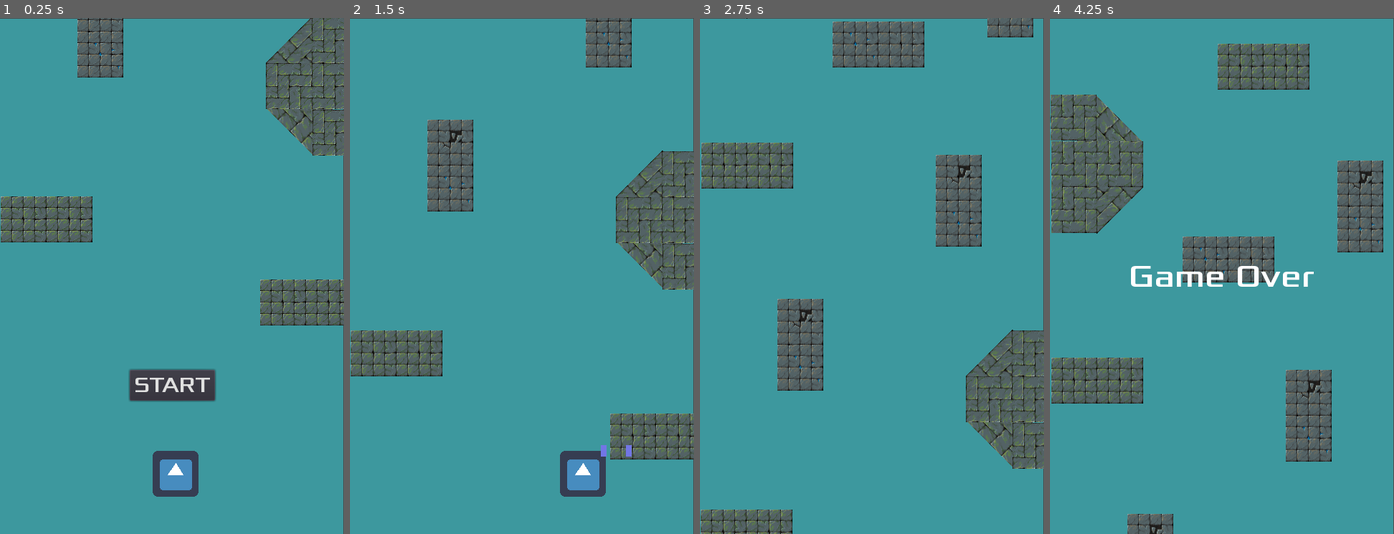
Above: before the commit, frames 1-4 (left to right).
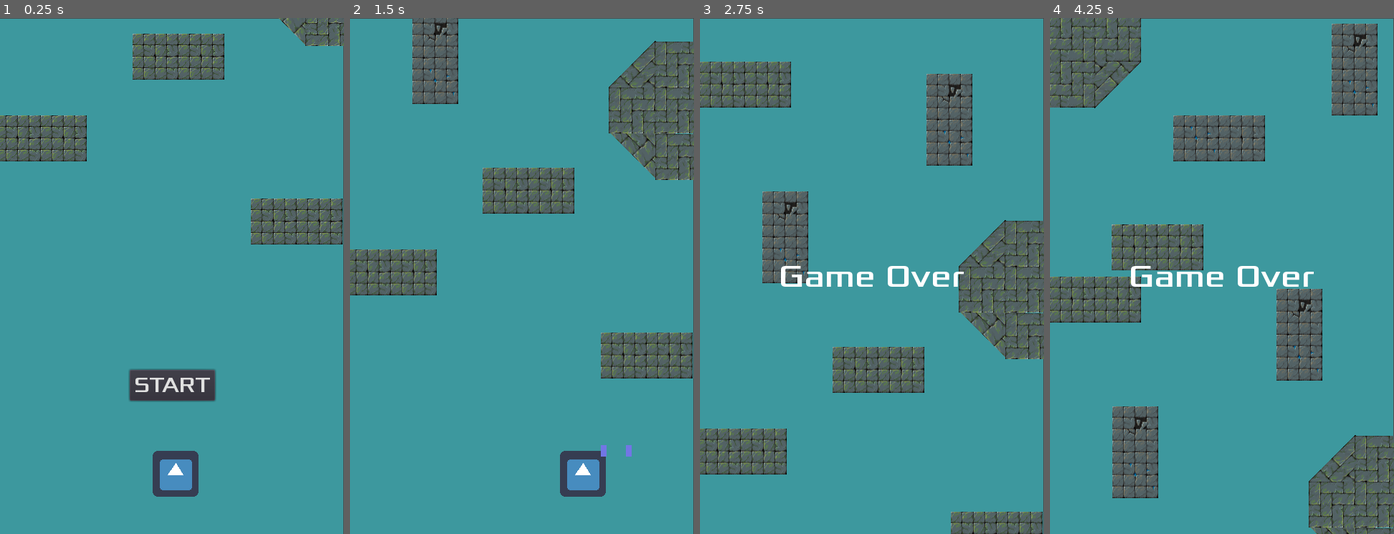
Above: after the commit, the same moments.

Repository: Harrison-Winters/Jet-Pack-Escape
Game: Godot game, scene res://Stage1.tscn
Two runs of this game, one before a commit and one after it. Both use one fixed random seed, a clock stepped at 60 frames per second and the inputs below. The engine's default icon, where the game draws it, is replaced by a stand-in: a white triangle on a blue panel in a dark square.
Inputs (mouse positions are in pixels of both pictures, inside the frame that each line leads up to):
- Up to frame 1 (0.25 s): no input
- Up to frame 2 (1.5 s): click "START" at 0.5 s; hold Right (ui_right) from 1.28 s (still down); hold Z (shoot) from 1.28 s (still down)
- Up to frame 3 (2.75 s): release Right (ui_right) at 2.03 s; release Z (shoot) at 2.03 s; hold Down (ui_down) from 2.03 s (still down); tap Z (shoot) at 2.1 s
- Up to frame 4 (4.25 s): release Down (ui_down) at 2.78 s; hold Right (ui_right) 2.78-3.5 s; hold Z (shoot) 2.78-3.5 s; click (1222, 384) at 3.5 s, where only the run after the commit has a clickable "START"

The runs differ from the first frame. In frame 1, 18% of the frame differs, in the area x 0-100%, y 0-60%; in frame 2, 26%; in frame 3, 34%; in frame 4, 39%, in the area x 0-100%, y 0-100%.

Commit message:
Falling Walls

Diff:
--- /dev/null
+++ b/Jetpack Escape/FallingWall.tscn
@@ -0,0 +1,17 @@
+[gd_scene load_steps=3 format=2]
+
+[ext_resource path="res://art/png/TILE_1B.png" type="Texture" id=1]
+[ext_resource path="res://Wall.gd" type="Script" id=2]
+
+[node name="FallingWall" type="Node2D"]
+script = ExtResource( 2 )
+
+[node name="StaticBody2D" type="StaticBody2D" parent="."]
+
+[node name="CollisionPolygon2D" type="CollisionPolygon2D" parent="StaticBody2D"]
+position = Vector2( 33, 33 )
+polygon = PoolVector2Array( 32, 32, -32, 32, -32, -32, 32, -32 )
+
+[node name="Tile1b" type="Sprite" parent="StaticBody2D"]
+position = Vector2( 33, 33 )
+texture = ExtResource( 1 )
--- a/Jetpack Escape/Part1.tscn
+++ b/Jetpack Escape/Part1.tscn
@@ -7,52 +7,58 @@
 [ext_resource path="res://Obstacles.gd" type="Script" id=5]
 [ext_resource path="res://Wall5.tscn" type="PackedScene" id=6]
 [ext_resource path="res://Wall4.tscn" type="PackedScene" id=7]
+[ext_resource path="res://Wall6.tscn" type="PackedScene" id=8]
+[ext_resource path="res://Wall7.tscn" type="PackedScene" id=9]
+[ext_resource path="res://FallingWall.tscn" type="PackedScene" id=10]
 
 [node name="Part1" type="Node2D"]
 position = Vector2( -300, -51 )
 __meta__ = {
-"_edit_vertical_guides_": [ 750.0 ]
+"_edit_vertical_guides_": [ 479.0 ]
 }
 
 [node name="Obstacle10" parent="." groups=["ObstaclesPart1"] instance=ExtResource( 2 )]
 position = Vector2( 530, -2950 )
 
 [node name="Obstacle1" parent="." groups=["ObstaclesPart1"] instance=ExtResource( 1 )]
-position = Vector2( 284, 325 )
+position = Vector2( 289, 325 )
 
 [node name="Obstacle2" parent="." groups=["ObstaclesPart1"] instance=ExtResource( 2 )]
-position = Vector2( 391, 31 )
+position = Vector2( 383, -6 )
 
 [node name="Obstacle3" parent="." groups=["ObstaclesPart1"] instance=ExtResource( 1 )]
 position = Vector2( 646, 441 )
 
 [node name="Obstacle4" parent="." groups=["ObstaclesPart1"] instance=ExtResource( 1 )]
-position = Vector2( 517, -625 )
+position = Vector2( 507, -709 )
 
 [node name="Obstacle5" parent="." groups=["ObstaclesPart1"] instance=ExtResource( 2 )]
 position = Vector2( 612, -170 )
 
 [node name="Obstacle6" parent="." groups=["ObstaclesPart1"] instance=ExtResource( 1 )]
-position = Vector2( 285, -187 )
+position = Vector2( 295, -187 )
 
 [node name="Obstacle7" parent="." groups=["ObstaclesPart1"] instance=ExtResource( 2 )]
-position = Vector2( 684, -462 )
+position = Vector2( 689, -540 )
 
 [node name="Obstacles" parent="." groups=["ObstaclesPart1"] instance=ExtResource( 1 )]
-position = Vector2( 721, -2947 )
+position = Vector2( 658, -2944 )
 
 [node name="Wall3" parent="." groups=["ObstaclesPart1"] instance=ExtResource( 3 )]
-position = Vector2( 784, 205 )
+position = Vector2( 787, 165 )
 rotation = 3.14159
 
 [node name="Wall4" parent="." groups=["ObstaclesPart1"] instance=ExtResource( 3 )]
-position = Vector2( 285, -489 )
+position = Vector2( 295, -551 )
 
 [node name="Obstacles2" parent="." groups=["ObstaclesPart1"] instance=ExtResource( 1 )]
-position = Vector2( 289, -869 )
+position = Vector2( 296, -869 )
+
+[node name="Wall1" parent="Obstacles2" groups=["ObstaclesPart1"] instance=ExtResource( 1 )]
+position = Vector2( 86, -127 )
 
 [node name="Obstacles3" parent="." groups=["ObstaclesPart1"] instance=ExtResource( 1 )]
-position = Vector2( 682, -868 )
+position = Vector2( 652, -868 )
 
 [node name="Obstacle8" parent="." groups=["ObstaclesPart1"] instance=ExtResource( 2 )]
 position = Vector2( 577, -1566 )
@@ -66,43 +72,49 @@
 rotation = -1.5708
 
 [node name="Obstacles4" parent="." groups=["ObstaclesPart1"] instance=ExtResource( 1 )]
-position = Vector2( 282, -1394 )
+position = Vector2( 295, -1394 )
 
 [node name="Obstacles5" parent="." groups=["ObstaclesPart1"] instance=ExtResource( 1 )]
-position = Vector2( 626, -1724 )
+position = Vector2( 655, -1725 )
+
+[node name="Wall1" parent="Obstacles5" groups=["ObstaclesPart1"] instance=ExtResource( 1 )]
+position = Vector2( -48, -168 )
 
 [node name="Obstacles6" parent="." groups=["ObstaclesPart1"] instance=ExtResource( 1 )]
-position = Vector2( 286, -3506 )
+position = Vector2( 292, -3509 )
 
 [node name="Obstacles7" parent="." groups=["ObstaclesPart1"] instance=ExtResource( 1 )]
-position = Vector2( 281, -2051 )
+position = Vector2( 292, -2052 )
 
 [node name="Obstacles8" parent="." groups=["ObstaclesPart1"] instance=ExtResource( 1 )]
 position = Vector2( 544, -2258 )
 
 [node name="Obstacle9" parent="." groups=["ObstaclesPart1"] instance=ExtResource( 2 )]
-position = Vector2( 291, -1787 )
+position = Vector2( 297, -1787 )
 
 [node name="Obstacles9" parent="." groups=["ObstaclesPart1"] instance=ExtResource( 1 )]
-position = Vector2( 283, -2874 )
+position = Vector2( 296, -2874 )
 
 [node name="Obstacles10" parent="." groups=["ObstaclesPart1"] instance=ExtResource( 1 )]
 position = Vector2( 689, -2634 )
 
 [node name="WinArea" parent="." groups=["ObstaclesPart1"] instance=ExtResource( 4 )]
-position = Vector2( 541, -6756 )
+position = Vector2( 504, -11113 )
 collision_layer = 1024
 collision_mask = 1024
 script = ExtResource( 5 )
 
+[node name="Wall4" parent="WinArea" groups=["ObstaclesPart1"] instance=ExtResource( 7 )]
+position = Vector2( 1096, 356 )
+
 [node name="Node2D" parent="." groups=["ObstaclesPart1"] instance=ExtResource( 7 )]
-position = Vector2( 285, -2592 )
+position = Vector2( 297, -2592 )
 
 [node name="Node2D2" parent="." groups=["ObstaclesPart1"] instance=ExtResource( 7 )]
 position = Vector2( 355, -3218 )
 
 [node name="Obstacles11" parent="." groups=["ObstaclesPart1"] instance=ExtResource( 1 )]
-position = Vector2( 645, -3173 )
+position = Vector2( 651, -3173 )
 
 [node name="Node2D3" parent="." groups=["ObstaclesPart1"] instance=ExtResource( 6 )]
 position = Vector2( 448, -1905 )
@@ -110,11 +122,14 @@
 [node name="Node2D4" parent="." groups=["ObstaclesPart1"] instance=ExtResource( 6 )]
 position = Vector2( 499, -3452 )
 
+[node name="Wall1" parent="Node2D4" groups=["ObstaclesPart1"] instance=ExtResource( 1 )]
+position = Vector2( -52, -176 )
+
 [node name="Node2D5" parent="." groups=["ObstaclesPart1"] instance=ExtResource( 6 )]
-position = Vector2( 468, -356 )
+position = Vector2( 468, -412 )
 
 [node name="Wall7" parent="." groups=["ObstaclesPart1"] instance=ExtResource( 3 )]
-position = Vector2( 803, -1961 )
+position = Vector2( 785, -1965 )
 rotation = 3.14159
 
 [node name="Node2D6" parent="." groups=["ObstaclesPart1"] instance=ExtResource( 6 )]
@@ -136,59 +151,307 @@
 [node name="Obstacles12" parent="." groups=["ObstaclesPart1"] instance=ExtResource( 1 )]
 position = Vector2( 551, -4535 )
 
+[node name="Wall1" parent="Obstacles12" groups=["ObstaclesPart1"] instance=ExtResource( 1 )]
+position = Vector2( -13, -188 )
+
 [node name="Wall9" parent="." groups=["ObstaclesPart1"] instance=ExtResource( 3 )]
 position = Vector2( 290, -4830 )
 
 [node name="Node2D8" parent="." groups=["ObstaclesPart1"] instance=ExtResource( 6 )]
-position = Vector2( 684, -4774 )
-
-[node name="Wall10" parent="." instance=ExtResource( 6 )]
+position = Vector2( 651, -4771 )
+
+[node name="Wall10" parent="." groups=["ObstaclesPart1"] instance=ExtResource( 6 )]
 position = Vector2( 504, -2471 )
 
-[node name="Wall1" parent="." instance=ExtResource( 1 )]
-position = Vector2( 284, -5094 )
-
-[node name="Wall1" parent="Wall1" instance=ExtResource( 1 )]
-position = Vector2( 128, 0 )
-
-[node name="Wall2" parent="." instance=ExtResource( 1 )]
-position = Vector2( 640, -5094 )
-
-[node name="Wall11" parent="." instance=ExtResource( 1 )]
-position = Vector2( 286, -5406 )
-
-[node name="Wall12" parent="." instance=ExtResource( 7 )]
+[node name="Wall47" parent="." groups=["ObstaclesPart1"] instance=ExtResource( 1 )]
+position = Vector2( 428, -5094 )
+
+[node name="Wall1" parent="." groups=["ObstaclesPart1"] instance=ExtResource( 1 )]
+position = Vector2( 297, -5094 )
+
+[node name="Wall2" parent="." groups=["ObstaclesPart1"] instance=ExtResource( 1 )]
+position = Vector2( 651, -5095 )
+
+[node name="Wall11" parent="." groups=["ObstaclesPart1"] instance=ExtResource( 1 )]
+position = Vector2( 297, -5407 )
+
+[node name="Wall1" parent="Wall11" groups=["ObstaclesPart1"] instance=ExtResource( 1 )]
+position = Vector2( 77, -234 )
+
+[node name="Wall12" parent="." groups=["ObstaclesPart1"] instance=ExtResource( 7 )]
 position = Vector2( 524, -5331 )
 
-[node name="Wall13" parent="." instance=ExtResource( 1 )]
+[node name="Wall13" parent="." groups=["ObstaclesPart1"] instance=ExtResource( 1 )]
 position = Vector2( 454, -5557 )
 
-[node name="Wall14" parent="." instance=ExtResource( 6 )]
-position = Vector2( 667, -5511 )
-
-[node name="Wall15" parent="." instance=ExtResource( 1 )]
-position = Vector2( 291, -5729 )
-
-[node name="Wall16" parent="." instance=ExtResource( 6 )]
-position = Vector2( 287, -5908 )
-
-[node name="Wall17" parent="." instance=ExtResource( 7 )]
+[node name="Wall14" parent="." groups=["ObstaclesPart1"] instance=ExtResource( 6 )]
+position = Vector2( 652, -5509 )
+
+[node name="Wall1" parent="Wall14" groups=["ObstaclesPart1"] instance=ExtResource( 1 )]
+position = Vector2( -70, -428 )
+
+[node name="Wall15" parent="." groups=["ObstaclesPart1"] instance=ExtResource( 1 )]
+position = Vector2( 297, -5728 )
+
+[node name="Wall16" parent="." groups=["ObstaclesPart1"] instance=ExtResource( 6 )]
+position = Vector2( 298, -5908 )
+
+[node name="Wall17" parent="." groups=["ObstaclesPart1"] instance=ExtResource( 7 )]
 position = Vector2( 509, -5865 )
 
-[node name="Wall18" parent="." instance=ExtResource( 6 )]
+[node name="Wall18" parent="." groups=["ObstaclesPart1"] instance=ExtResource( 6 )]
 position = Vector2( 649, -6006 )
 
-[node name="Wall19" parent="." instance=ExtResource( 7 )]
+[node name="Wall19" parent="." groups=["ObstaclesPart1"] instance=ExtResource( 7 )]
 position = Vector2( 398, -6122 )
 
-[node name="Wall20" parent="." instance=ExtResource( 1 )]
-position = Vector2( 288, -6297 )
-
-[node name="Wall21" parent="." instance=ExtResource( 6 )]
+[node name="Wall20" parent="." groups=["ObstaclesPart1"] instance=ExtResource( 1 )]
+position = Vector2( 294, -6298 )
+
+[node name="Wall21" parent="." groups=["ObstaclesPart1"] instance=ExtResource( 6 )]
 position = Vector2( 454, -6406 )
 
-[node name="Wall22" parent="." instance=ExtResource( 1 )]
-position = Vector2( 682, -6589 )
-
-[node name="Wall23" parent="." instance=ExtResource( 1 )]
-position = Vector2( 551, -6590 )
+[node name="Wall22" parent="." groups=["ObstaclesPart1"] instance=ExtResource( 1 )]
+position = Vector2( 653, -6589 )
+
+[node name="Wall23" parent="." groups=["ObstaclesPart1"] instance=ExtResource( 1 )]
+position = Vector2( 518, -6589 )
+
+[node name="Wall6" parent="Wall23" groups=["ObstaclesPart1"] instance=ExtResource( 8 )]
+position = Vector2( 65, -2526 )
+
+[node name="Wall24" parent="." groups=["ObstaclesPart1"] instance=ExtResource( 1 )]
+position = Vector2( 299, -6589 )
+
+[node name="Wall27" parent="." groups=["ObstaclesPart1"] instance=ExtResource( 7 )]
+position = Vector2( 567, -7140 )
+
+[node name="Wall25" parent="." groups=["ObstaclesPart1"] instance=ExtResource( 8 )]
+position = Vector2( 424, -6814 )
+
+[node name="Wall26" parent="." groups=["ObstaclesPart1"] instance=ExtResource( 8 )]
+position = Vector2( 295, -7116 )
+
+[node name="Wall28" parent="." groups=["ObstaclesPart1"] instance=ExtResource( 8 )]
+position = Vector2( 656, -7447 )
+
+[node name="Wall29" parent="." groups=["ObstaclesPart1"] instance=ExtResource( 3 )]
+position = Vector2( 289, -7560 )
+
+[node name="Wall30" parent="." groups=["ObstaclesPart1"] instance=ExtResource( 7 )]
+position = Vector2( 432, -7328 )
+
+[node name="Wall31" parent="." groups=["ObstaclesPart1"] instance=ExtResource( 8 )]
+position = Vector2( 669, -7758 )
+
+[node name="Wall32" parent="." groups=["ObstaclesPart1"] instance=ExtResource( 1 )]
+position = Vector2( 618, -7271 )
+
+[node name="Wall33" parent="." groups=["ObstaclesPart1"] instance=ExtResource( 2 )]
+position = Vector2( 655, -6939 )
+
+[node name="Wall34" parent="." groups=["ObstaclesPart1"] instance=ExtResource( 1 )]
+position = Vector2( 470, -7512 )
+
+[node name="Wall1" parent="Wall34" groups=["ObstaclesPart1"] instance=ExtResource( 1 )]
+position = Vector2( -111, 98 )
+
+[node name="Wall35" parent="." groups=["ObstaclesPart1"] instance=ExtResource( 8 )]
+position = Vector2( 609, -6291 )
+
+[node name="Wall36" parent="." groups=["ObstaclesPart1"] instance=ExtResource( 2 )]
+position = Vector2( 533, -4912 )
+
+[node name="Wall37" parent="." groups=["ObstaclesPart1"] instance=ExtResource( 9 )]
+position = Vector2( 398, -7797 )
+
+[node name="Wall38" parent="." groups=["ObstaclesPart1"] instance=ExtResource( 1 )]
+position = Vector2( 580, -7922 )
+
+[node name="Wall1" parent="Wall38" groups=["ObstaclesPart1"] instance=ExtResource( 1 )]
+position = Vector2( 13, -79 )
+
+[node name="Wall40" parent="." groups=["ObstaclesPart1"] instance=ExtResource( 9 )]
+position = Vector2( 648, -8218 )
+rotation = 1.5708
+
+[node name="Wall39" parent="." groups=["ObstaclesPart1"] instance=ExtResource( 8 )]
+position = Vector2( 300, -8027 )
+
+[node name="Wall42" parent="." groups=["ObstaclesPart1"] instance=ExtResource( 3 )]
+position = Vector2( 791, -8338 )
+rotation = 3.14159
+
+[node name="Wall41" parent="." groups=["ObstaclesPart1"] instance=ExtResource( 3 )]
+position = Vector2( 287, -8301 )
+
+[node name="Wall43" parent="." groups=["ObstaclesPart1"] instance=ExtResource( 7 )]
+position = Vector2( 462, -8506 )
+
+[node name="Wall44" parent="." groups=["ObstaclesPart1"] instance=ExtResource( 8 )]
+position = Vector2( 455, -8881 )
+
+[node name="Wall4" parent="Wall44" groups=["ObstaclesPart1"] instance=ExtResource( 7 )]
+position = Vector2( -153, -52 )
+
+[node name="Wall45" parent="." groups=["ObstaclesPart1"] instance=ExtResource( 1 )]
+position = Vector2( 294, -8628 )
+
+[node name="Wall46" parent="." groups=["ObstaclesPart1"] instance=ExtResource( 6 )]
+position = Vector2( 616, -8675 )
+
+[node name="Wall1" parent="Wall46" groups=["ObstaclesPart1"] instance=ExtResource( 1 )]
+position = Vector2( -18, -72 )
+
+[node name="Wall48" parent="." groups=["ObstaclesPart1"] instance=ExtResource( 2 )]
+position = Vector2( 338, -9015 )
+
+[node name="Wall49" parent="." groups=["ObstaclesPart1"] instance=ExtResource( 3 )]
+position = Vector2( 296, -9212 )
+
+[node name="Wall50" parent="." groups=["ObstaclesPart1"] instance=ExtResource( 9 )]
+position = Vector2( 461, -9331 )
+
+[node name="Wall51" parent="." groups=["ObstaclesPart1"] instance=ExtResource( 1 )]
+position = Vector2( 298, -9471 )
+
+[node name="Wall53" parent="." groups=["ObstaclesPart1"] instance=ExtResource( 8 )]
+position = Vector2( 604, -9543 )
+
+[node name="Wall4" parent="Wall53" groups=["ObstaclesPart1"] instance=ExtResource( 7 )]
+position = Vector2( 16, -395 )
+
+[node name="Wall55" parent="." groups=["ObstaclesPart1"] instance=ExtResource( 7 )]
+position = Vector2( 397, -9661 )
+
+[node name="Wall56" parent="." groups=["ObstaclesPart1"] instance=ExtResource( 2 )]
+position = Vector2( 316, -9847 )
+
+[node name="Wall59" parent="." groups=["ObstaclesPart1"] instance=ExtResource( 7 )]
+position = Vector2( 648, -10360 )
+
+[node name="Wall60" parent="." groups=["ObstaclesPart1"] instance=ExtResource( 6 )]
+position = Vector2( 435, -9869 )
+
+[node name="Wall67" parent="." groups=["ObstaclesPart1"] instance=ExtResource( 7 )]
+position = Vector2( 648, -10491 )
+
+[node name="Wall68" parent="." groups=["ObstaclesPart1"] instance=ExtResource( 7 )]
+position = Vector2( 648, -10619 )
+
+[node name="Wall58" parent="." groups=["ObstaclesPart1"] instance=ExtResource( 7 )]
+position = Vector2( 648, -10233 )
+
+[node name="Wall57" parent="." groups=["ObstaclesPart1"] instance=ExtResource( 1 )]
+position = Vector2( 568, -9759 )
+
+[node name="Wall69" parent="." groups=["ObstaclesPart1"] instance=ExtResource( 7 )]
+position = Vector2( 299, -10490 )
+
+[node name="Wall66" parent="." groups=["ObstaclesPart1"] instance=ExtResource( 7 )]
+position = Vector2( 299, -10361 )
+
+[node name="Wall70" parent="." groups=["ObstaclesPart1"] instance=ExtResource( 7 )]
+position = Vector2( 300, -10620 )
+
+[node name="Wall63" parent="." groups=["ObstaclesPart1"] instance=ExtResource( 7 )]
+position = Vector2( 299, -10233 )
+
+[node name="Wall64" parent="." groups=["ObstaclesPart1"] instance=ExtResource( 1 )]
+position = Vector2( -91, -1058 )
+
+[node name="Wall65" parent="." groups=["ObstaclesPart1"] instance=ExtResource( 1 )]
+position = Vector2( 481, 211 )
+
+[node name="FallingWall" parent="." groups=["ObstaclesPart1"] instance=ExtResource( 10 )]
+position = Vector2( 386, -11368 )
+
+[node name="FallingWall" parent="FallingWall" groups=["ObstaclesPart1"] instance=ExtResource( 10 )]
+position = Vector2( 256, -433 )
+
+[node name="FallingWall" parent="FallingWall/FallingWall" groups=["ObstaclesPart1"] instance=ExtResource( 10 )]
+position = Vector2( -218, -5004 )
+
+[node name="FallingWall2" parent="FallingWall/FallingWall" groups=["ObstaclesPart1"] instance=ExtResource( 10 )]
+position = Vector2( 21, -5896 )
+
+[node name="FallingWall3" parent="FallingWall/FallingWall" groups=["ObstaclesPart1"] instance=ExtResource( 10 )]
+position = Vector2( -221, -6556 )
+
+[node name="FallingWall4" parent="FallingWall/FallingWall" groups=["ObstaclesPart1"] instance=ExtResource( 10 )]
+position = Vector2( 0, -7254 )
+
+[node name="FallingWall5" parent="FallingWall/FallingWall" groups=["ObstaclesPart1"] instance=ExtResource( 10 )]
+position = Vector2( -216, -7813 )
+
+[node name="FallingWall6" parent="FallingWall/FallingWall" groups=["ObstaclesPart1"] instance=ExtResource( 10 )]
+position = Vector2( -12, -8314 )
+
+[node name="FallingWall7" parent="FallingWall/FallingWall" groups=["ObstaclesPart1"] instance=ExtResource( 10 )]
+position = Vector2( -211, -8606 )
+
+[node name="FallingWall8" parent="FallingWall/FallingWall" groups=["ObstaclesPart1"] instance=ExtResource( 10 )]
+position = Vector2( -16, -8951 )
+
+[node name="FallingWall9" parent="FallingWall/FallingWall" groups=["ObstaclesPart1"] instance=ExtResource( 10 )]
+position = Vector2( -216, -9188 )
+
+[node name="FallingWall10" parent="FallingWall/FallingWall" groups=["ObstaclesPart1"] instance=ExtResource( 10 )]
+position = Vector2( -65, -9362 )
+
+[node name="FallingWall2" parent="FallingWall" groups=["ObstaclesPart1"] instance=ExtResource( 10 )]
+position = Vector2( 16, -751 )
+
+[node name="FallingWall3" parent="FallingWall" groups=["ObstaclesPart1"] instance=ExtResource( 10 )]
+position = Vector2( 197, -1083 )
+
+[node name="FallingWall4" parent="FallingWall" groups=["ObstaclesPart1"] instance=ExtResource( 10 )]
+position = Vector2( -35, -1553 )
+
+[node name="FallingWall5" parent="FallingWall" groups=["ObstaclesPart1"] instance=ExtResource( 10 )]
+position = Vector2( 277, -1915 )
+
+[node name="FallingWall6" parent="FallingWall" groups=["ObstaclesPart1"] instance=ExtResource( 10 )]
+position = Vector2( 33, -2201 )
+
+[node name="FallingWall7" parent="FallingWall" groups=["ObstaclesPart1"] instance=ExtResource( 10 )]
+position = Vector2( 262, -2538 )
+
+[node name="FallingWall8" parent="FallingWall" groups=["ObstaclesPart1"] instance=ExtResource( 10 )]
+position = Vector2( -13, -2770 )
+
+[node name="FallingWall9" parent="FallingWall" groups=["ObstaclesPart1"] instance=ExtResource( 10 )]
+position = Vector2( 300, -2953 )
+
+[node name="FallingWall10" parent="FallingWall" groups=["ObstaclesPart1"] instance=ExtResource( 10 )]
+position = Vector2( 165, -3223 )
+
+[node name="FallingWall11" parent="FallingWall" groups=["ObstaclesPart1"] instance=ExtResource( 10 )]
+position = Vector2( 14, -3488 )
+
+[node name="FallingWall12" parent="FallingWall" groups=["ObstaclesPart1"] instance=ExtResource( 10 )]
+position = Vector2( 260, -3779 )
+
+[node name="FallingWall13" parent="FallingWall" groups=["ObstaclesPart1"] instance=ExtResource( 10 )]
+position = Vector2( 6, -3997 )
+
+[node name="FallingWall14" parent="FallingWall" groups=["ObstaclesPart1"] instance=ExtResource( 10 )]
+position = Vector2( 285, -4307 )
+
+[node name="FallingWall15" parent="FallingWall" groups=["ObstaclesPart1"] instance=ExtResource( 10 )]
+position = Vector2( 1, -4356 )
+
+[node name="FallingWall16" parent="FallingWall" groups=["ObstaclesPart1"] instance=ExtResource( 10 )]
+position = Vector2( 266, -4629 )
+
+[node name="FallingWall17" parent="FallingWall" groups=["ObstaclesPart1"] instance=ExtResource( 10 )]
+position = Vector2( -23, -4772 )
+
+[node name="FallingWall18" parent="FallingWall" groups=["ObstaclesPart1"] instance=ExtResource( 10 )]
+position = Vector2( 182, -4932 )
+
+[node name="FallingWall19" parent="FallingWall" groups=["ObstaclesPart1"] instance=ExtResource( 10 )]
+position = Vector2( -15, -5101 )
+
+[node name="FallingWall20" parent="FallingWall" groups=["ObstaclesPart1"] instance=ExtResource( 10 )]
+position = Vector2( 231, -5167 )
--- a/Jetpack Escape/Stage1.tscn
+++ b/Jetpack Escape/Stage1.tscn
@@ -15,6 +15,9 @@
 
 [node name="Stage1" type="Node2D"]
 script = ExtResource( 5 )
+__meta__ = {
+"_edit_vertical_guides_": [ 0.0, 479.0 ]
+}
 
 [node name="PlayerCollisionObject" parent="." instance=ExtResource( 1 )]
 position = Vector2( 245, 636 )
@@ -64,8 +67,11 @@
 [node name="HUD" parent="." instance=ExtResource( 4 )]
 
 [node name="Part1" parent="." instance=ExtResource( 6 )]
-position = Vector2( -284, -77 )
+position = Vector2( -297, -190 )
 script = ExtResource( 7 )
+__meta__ = {
+"_edit_vertical_guides_": [ 750.0 ]
+}
 
 [node name="StartTimer" type="Timer" parent="."]
 one_shot = true
Not shown: 1 places in Jetpack Escape/Part1.tscn that only renumber resources
